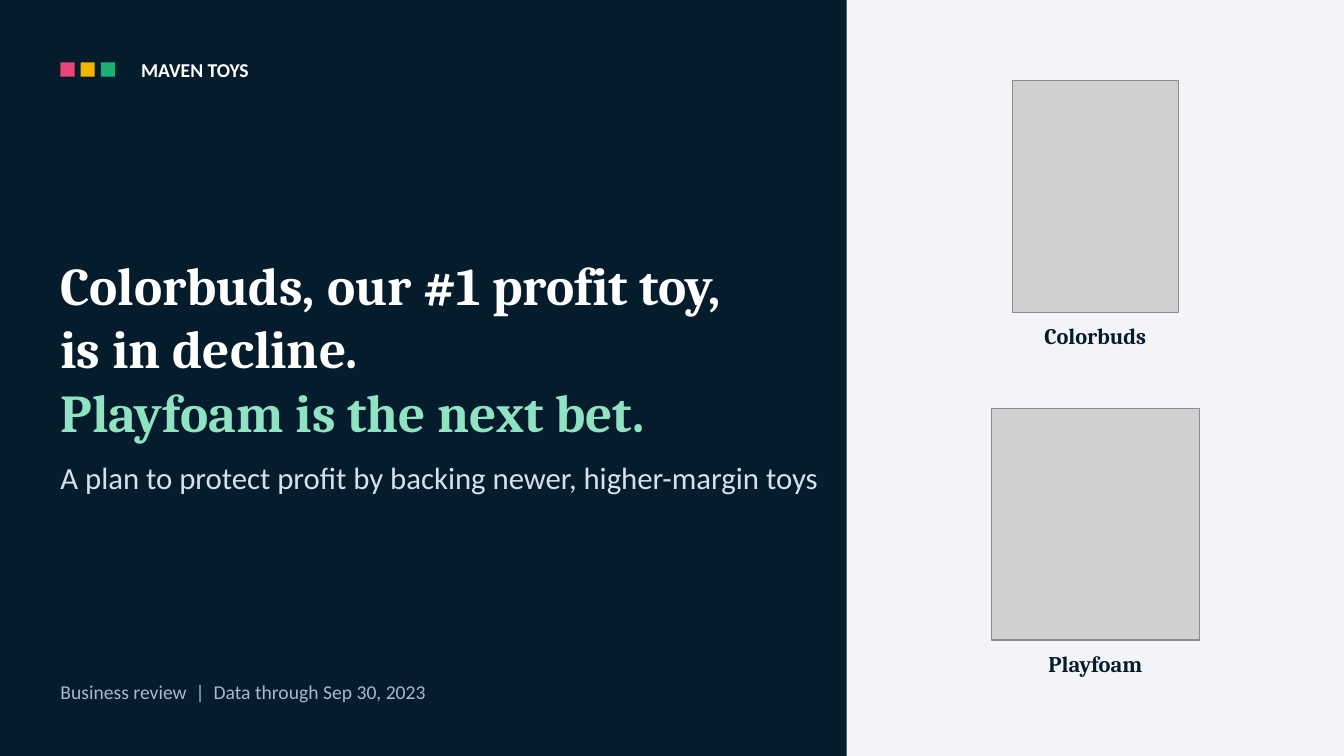
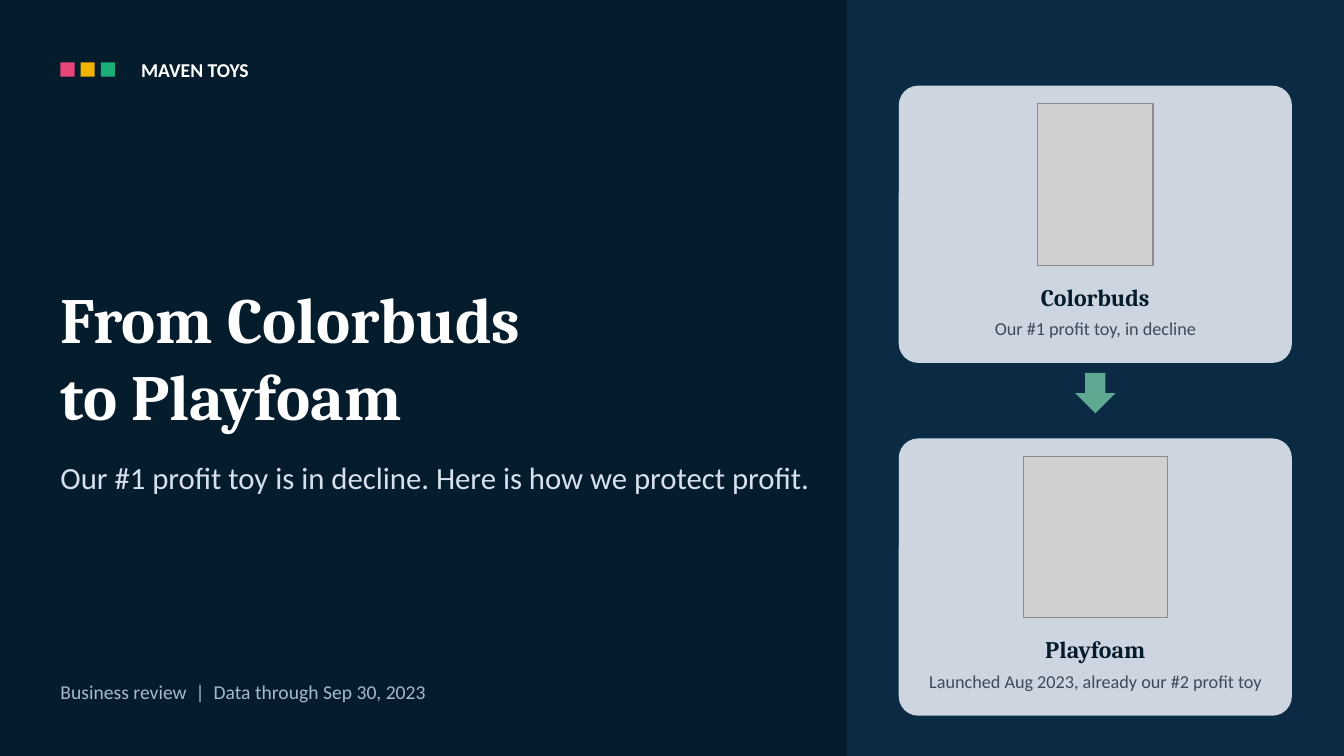
Before and after one commit to surajko9000/maven-toys-ai-analytics, a slide deck: slide 1 of site/deck/Colorbuds_to_Playfoam.pptx. Drawn at 1344x756 pixels with LibreOffice and Linux fonts; fonts in the diff are those of the drawing; grey boxes stand for pictures. Boxes give left, top, right and bottom in pixels: in the first picture for what was removed or moved away, otherwise in the second. Text is boxed around its words. In the diff, an @@ line names an element or a change of style, - is before the commit and + after.

```diff
--- a/site/deck/Colorbuds_to_Playfoam.pptx
+++ b/site/deck/Colorbuds_to_Playfoam.pptx
@@ rectangle at [847,0,1344,756]: fill #F2F4F7 to #0B2B45 @@
@@ rounded rectangle added at [899,86,1293,363], fill #CDD6E0 @@
@@ picture: place and size @@
-picture at [1012,81,1178,313]
+picture at [1037,104,1152,265]
@@ text at [60,298,520,434]: text changed; size 38 to 46 pt @@
-Colorbuds, our #1 profit toy,
-is in decline.
-Playfoam is the next bet.
+From Colorbuds
+to Playfoam
@@ text "Colorbuds" at [1041,289,1150,306]: size 16 to 17 pt @@
@@ text "Colorbuds": place and size @@
-text "Colorbuds" at [1044,328,1146,345]
+text "Colorbuds" at [1041,289,1150,306]
@@ text added at [995,322,1196,338], 13 pt, text #3E4A5A @@
+Our #1 profit toy, in decline
@@ down arrow added at [1076,373,1116,413], fill #5FA892 @@
@@ picture removed at [992,408,1200,640] @@
@@ rounded rectangle added at [899,439,1293,716], fill #CDD6E0 @@
@@ text at [60,467,809,494]: text changed @@
-A plan to protect profit by backing newer, higher-margin toys
+Our #1 profit toy is in decline. Here is how we protect profit.
@@ picture added at [1023,457,1168,618] @@
@@ text "Playfoam": place and size @@
-text "Playfoam" at [1048,656,1142,677]
+text "Playfoam" at [1045,641,1145,663]
@@ text "Playfoam" at [1045,641,1145,663]: size 16 to 17 pt @@
@@ text added at [929,675,1262,691], 13 pt, text #3E4A5A @@
+Launched Aug 2023, already our #2 profit toy
```
Also in this commit, not shown: 6 other files.
